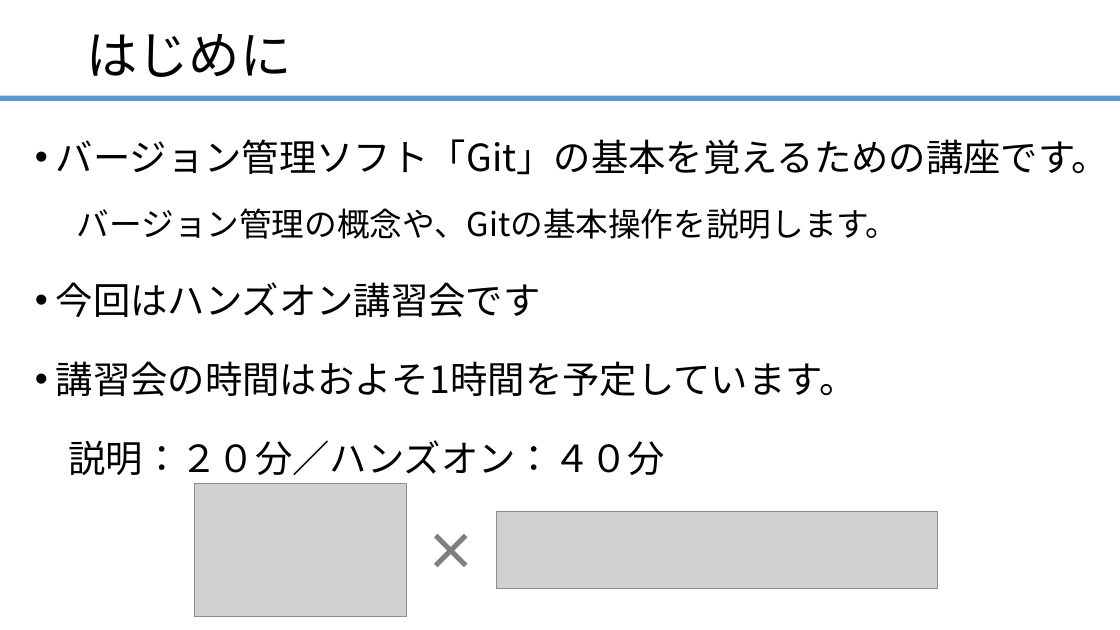
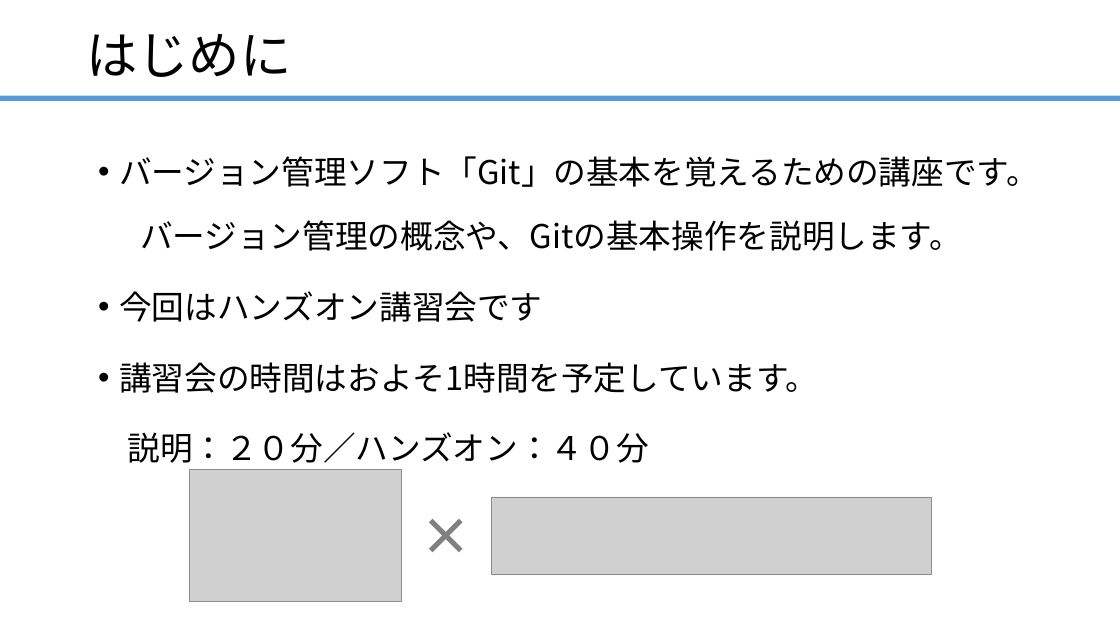
Before and after one commit to ainsAins/git4beginners, a slide deck: slide 2 of ハンズオン_Git入門.pptx. Drawn at 1120x630 pixels with LibreOffice and Linux fonts; fonts in the diff are those of the drawing; grey boxes stand for pictures. Boxes give left, top, right and bottom in pixels: in the first picture for what was removed or moved away, otherwise in the second. Text is boxed around its words. In the diff, an @@ line names an element or a change of style, - is before the commit and + after.

```diff
--- a/ハンズオン_Git入門.pptx
+++ b/ハンズオン_Git入門.pptx
@@ text "バージョン管理ソフト「Git」の基本を覚えるための講座です。": place and size @@
-text "バージョン管理ソフト「Git」の基本を覚えるための講座です。" at <box>56,139,1109,475</box>
+text "バージョン管理ソフト「Git」の基本を覚えるための講座です。" at <box>119,156,1039,463</box>
@@ text at <box>119,156,1039,463</box>: size 32 to 28 pt in "バージョン管理ソフト「Git」の基本を覚えるための講座です。", "今回はハンズオン講習会です", "講習会の時間はおよそ1時間を予定しています。", "説明：２０分／ハンズオン：４０分" @@
@@ 2 pictures, 1 text: place and size @@
-2 pictures, 1 text at <box>195,484,938,617</box>
+2 pictures, 1 text at <box>189,470,932,602</box>
```
Also in this commit, not shown: 2 other slides changed, 7 slides added, 17 slides removed, 1 other file.
